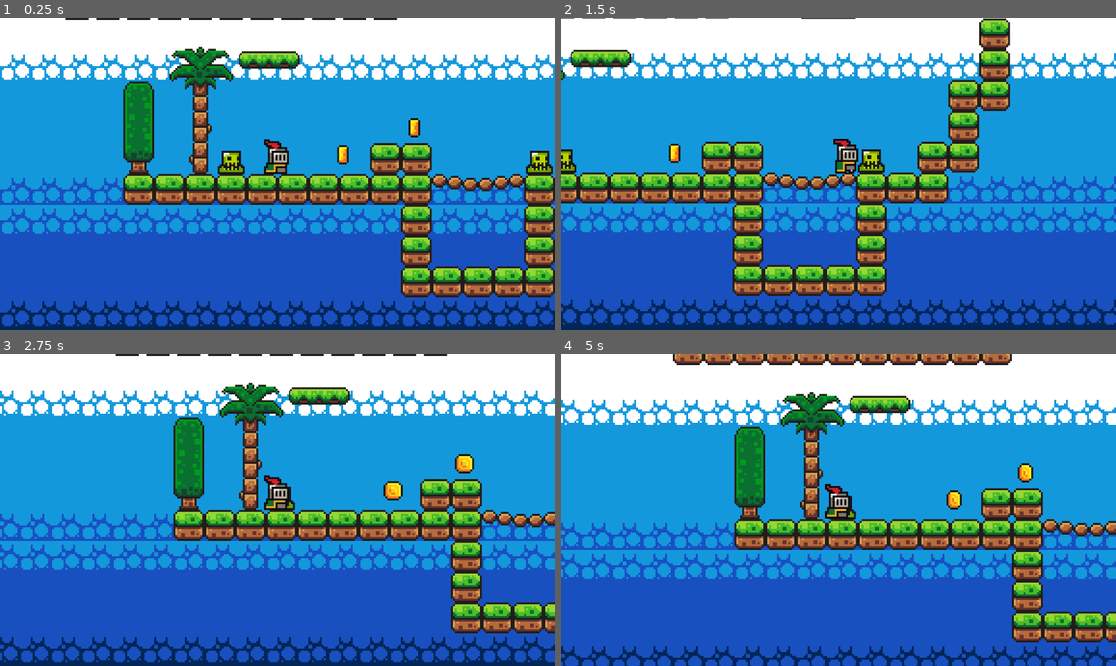
Above: before the commit, frames 1-4 (two rows, left to right).
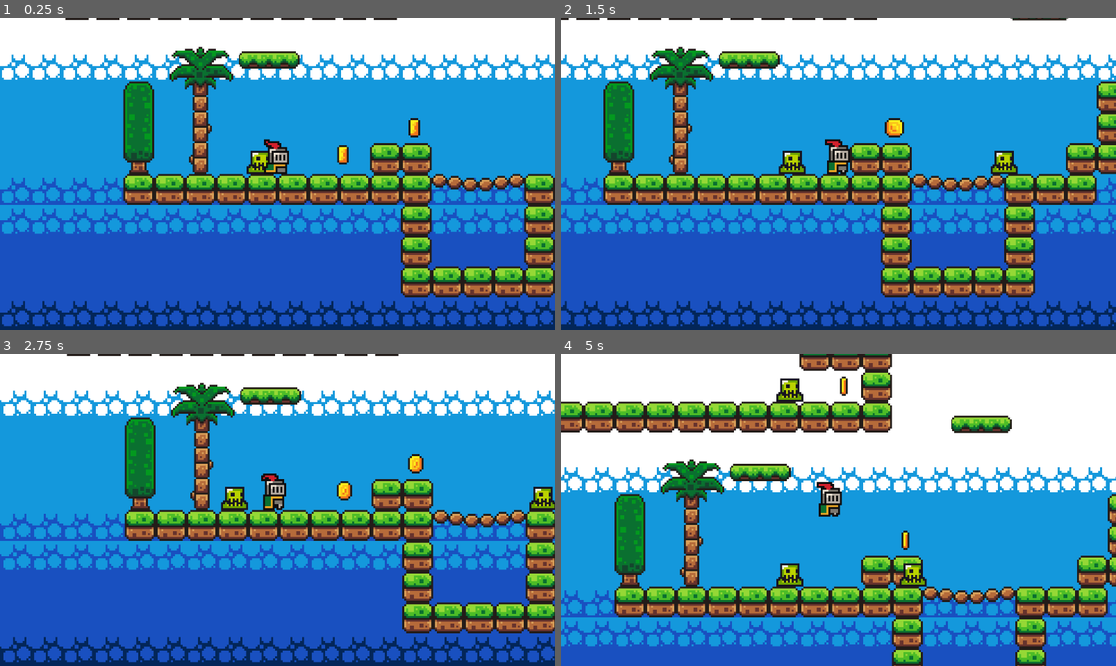
Above: after the commit, the same moments.

Repository: Japocame/hello_godot
Game: Godot game, scene res://scene/game.tscn
Same seed, same stepped clock (60 frames per second), same inputs: the game is played once before the commit and once after it.
Inputs:
- Up to frame 1 (0.25 s): no input
- Up to frame 2 (1.5 s): tap Enter (ui_accept) at 0.5, 0.77 s; hold Right (ui_right) from 0.53 s (still down)
- Up to frame 3 (2.75 s): tap Enter (ui_accept) at 1.52 s; release Right (ui_right) at 2.03 s; hold Left (ui_left) from 2.03 s (still down)
- Up to frame 4 (5 s): release Left (ui_left) at 2.78 s; hold Right (ui_right) 2.78-4.28 s; tap Enter (ui_accept) at 3.02, 3.77, 4.52 s; hold Left (ui_left) from 4.28 s (still down)

The runs differ from the first frame. In frame 1, 0.9% of the frame differs, in the area x 39-100%, y 42-51%; in frame 2, 42%; in frame 3, 32%; in frame 4, 66%, in the area x 0-100%, y 0-100%.

Commit message:
modifs_20260410

Diff:
--- a/scene/slime.tscn
+++ b/scene/slime.tscn
@@ -1,6 +1,7 @@
 [gd_scene format=3 uid="uid://b61y28uc1e2nm"]
 
 [ext_resource type="Texture2D" uid="uid://bcf1w3ljigt7u" path="res://assets/sprites/slime_green.png" id="1_08lxr"]
+[ext_resource type="Script" uid="uid://dvvrqkw6srum0" path="res://scripts/slime.gd" id="1_p3a6y"]
 [ext_resource type="PackedScene" uid="uid://bilsd40w1kjya" path="res://scene/killzone.tscn" id="2_p3a6y"]
 
 [sub_resource type="AtlasTexture" id="AtlasTexture_wkhhu"]
@@ -43,13 +44,20 @@
 size = Vector2(14, 15)
 
 [node name="Slime" type="Node2D" unique_id=1322356067]
+script = ExtResource("1_p3a6y")
 
 [node name="AnimatedSprite2D" type="AnimatedSprite2D" parent="." unique_id=2003715726]
 sprite_frames = SubResource("SpriteFrames_oa5pk")
-frame_progress = 0.48313105
+frame_progress = 0.052176204
 
-[node name="Killzone" parent="AnimatedSprite2D" unique_id=1096588591 instance=ExtResource("2_p3a6y")]
+[node name="Killzone" parent="." unique_id=1096588591 instance=ExtResource("2_p3a6y")]
 
-[node name="CollisionShape2D" type="CollisionShape2D" parent="AnimatedSprite2D/Killzone" unique_id=1417447797]
+[node name="CollisionShape2D" type="CollisionShape2D" parent="Killzone" unique_id=1417447797]
 position = Vector2(0, 4.5)
 shape = SubResource("RectangleShape2D_a0ytv")
+
+[node name="RayCastRight" type="RayCast2D" parent="." unique_id=1710773435]
+target_position = Vector2(7, 0)
+
+[node name="RayCastLeft" type="RayCast2D" parent="." unique_id=1032346816]
+target_position = Vector2(-7, 0)
--- /dev/null
+++ b/scripts/slime.gd
@@ -0,0 +1,15 @@
+extends Node2D
+
+const SPEED = 60
+
+var direction = 1
+
+@onready var ray_cast_right: RayCast2D = $RayCastRight
+@onready var ray_cast_left: RayCast2D = $RayCastLeft
+
+
+func _process(delta):
+		if ray_cast_right.is_colliding():
+			direction = -1
+
+		position.x += direction * SPEED * delta
Not shown, added: scripts/slime.gd.uid
